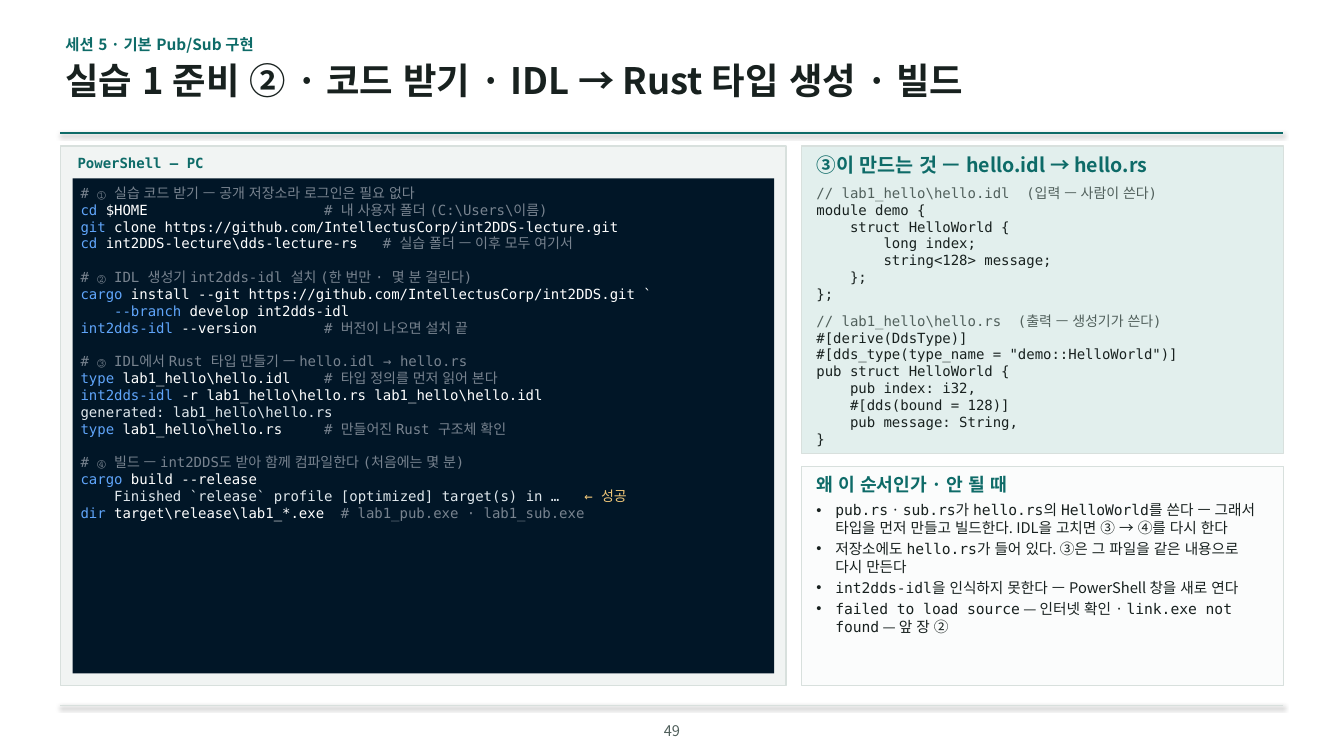
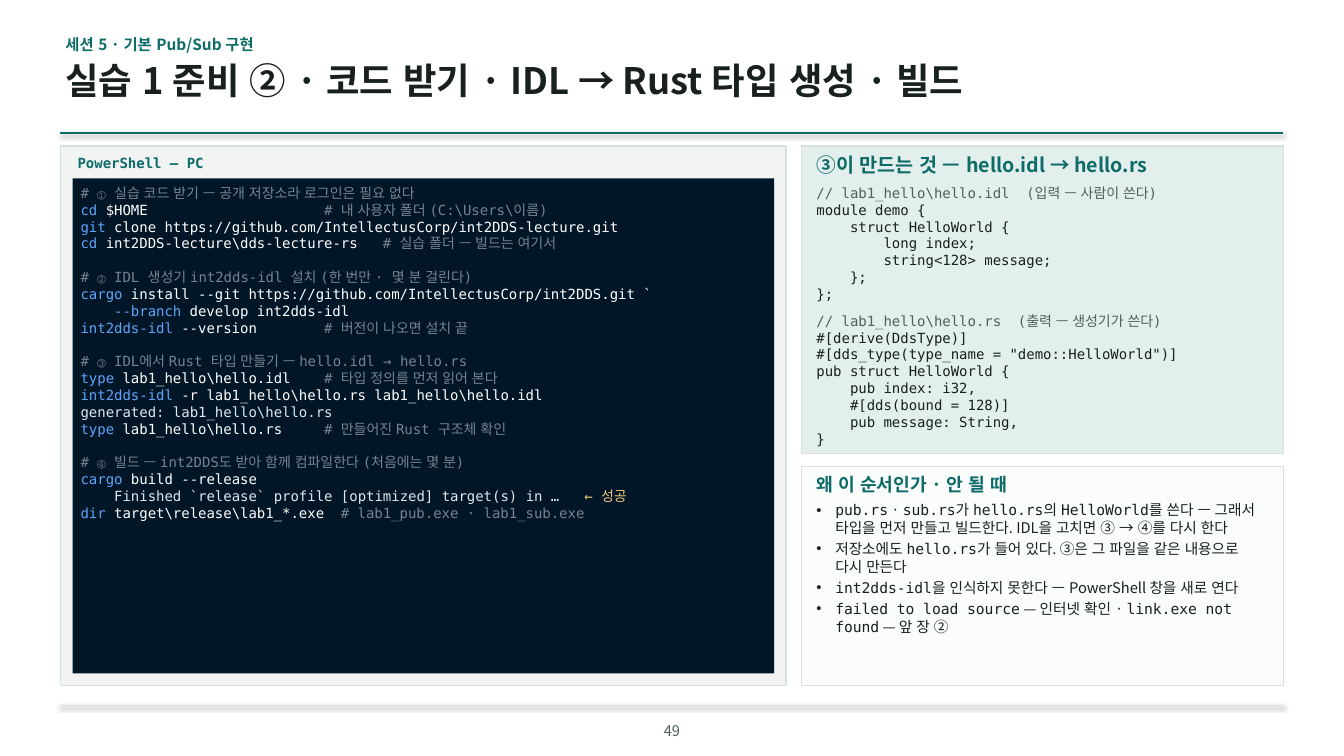
Before and after one commit to IntellectusCorp/int2DDS-lecture, a slide deck: slide 49 of int2dds-lecture-for-beginner.pptx. Drawn at 1344x756 pixels with LibreOffice and Linux fonts; fonts in the diff are those of the drawing; background and template pictures are left out. Boxes give left, top, right and bottom in pixels: in the first picture for what was removed or moved away, otherwise in the second. Text is boxed around its words. In the diff, an @@ line names an element or a change of style, - is before the commit and + after.

```diff
--- a/int2dds-lecture-for-beginner.pptx
+++ b/int2dds-lecture-for-beginner.pptx
@@ text in rectangle at (81, 236, 557, 250): text changed @@
-cd int2DDS-lecture\dds-lecture-rs # 실습 폴더 — 이후 모두 여기서
+cd int2DDS-lecture\dds-lecture-rs # 실습 폴더 — 빌드는 여기서
```
Also in this commit, not shown: 16 other slides changed, 3 slides added.
